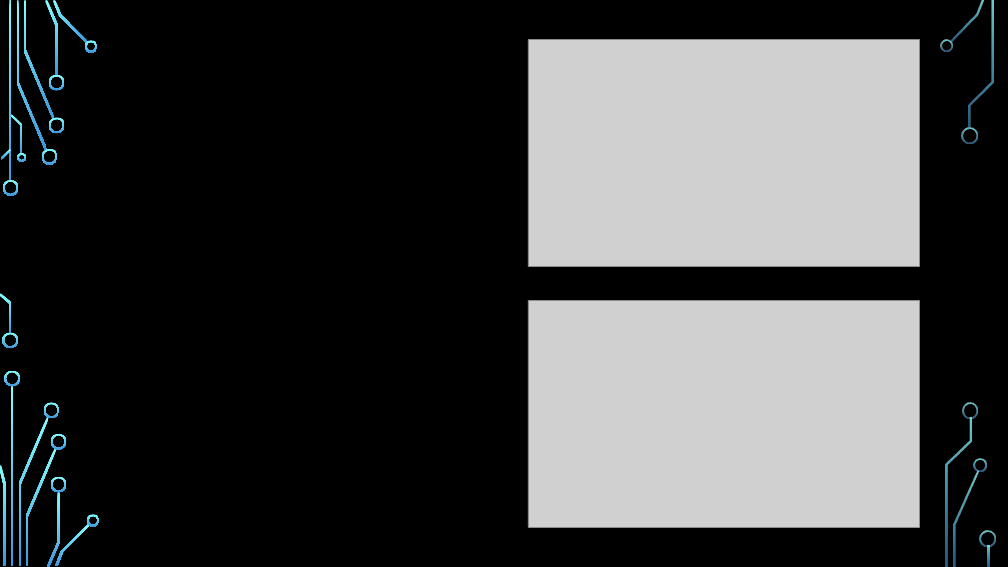
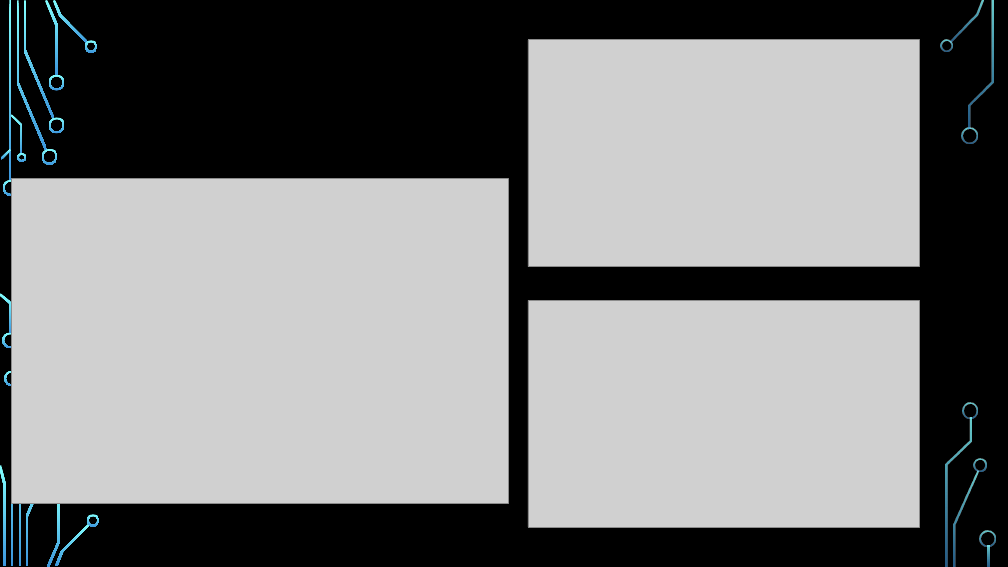
Before and after one commit to phantomsoul1/python-covid-challenge, a slide deck: slide 4 of PowerPoint/COVID_19 API Interactions.pptx. Drawn at 1008x567 pixels with LibreOffice and Linux fonts; fonts in the diff are those of the drawing; grey boxes stand for pictures; background and template pictures are left out. Boxes give left, top, right and bottom in pixels: in the first picture for what was removed or moved away, otherwise in the second. Text is boxed around its words. In the diff, an @@ line names an element or a change of style, - is before the commit and + after.

```diff
--- a/PowerPoint/COVID_19 API Interactions.pptx
+++ b/PowerPoint/COVID_19 API Interactions.pptx
@@ picture added at [12, 178, 508, 504] @@
@@ freeform shape removed at [44, 402, 60, 418] @@
@@ freeform shape removed at [51, 434, 67, 450] @@
@@ freeform shape removed at [51, 476, 67, 492] @@
```
Also in this commit, not shown: 1 other slide changed, 21 other files.
